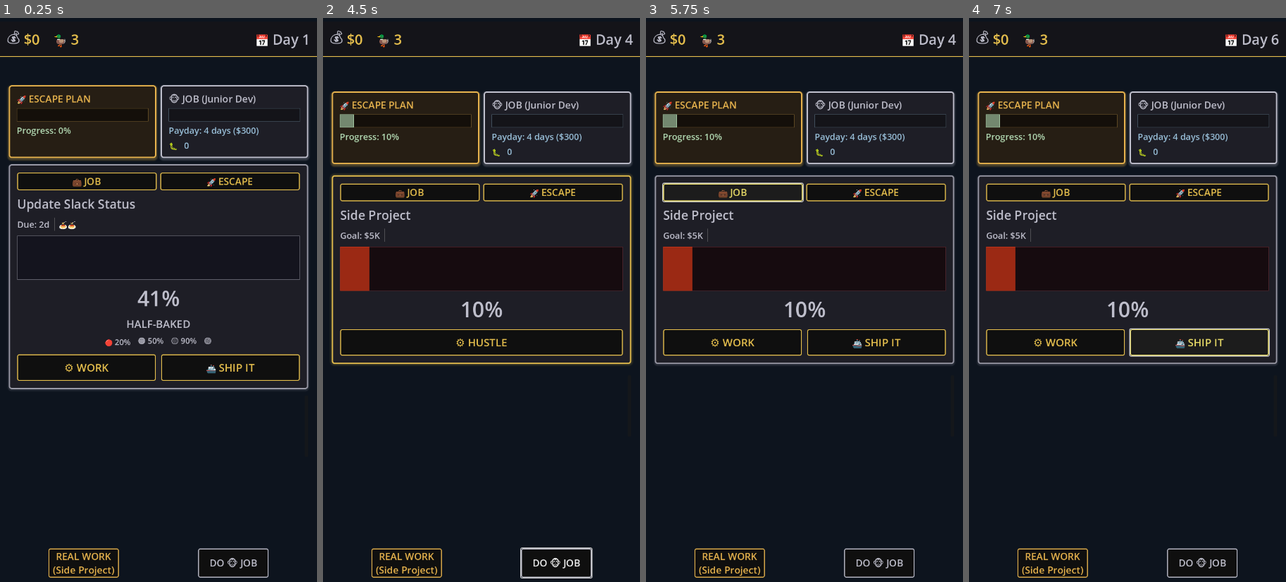
Above: before the commit, frames 1-4 (left to right).
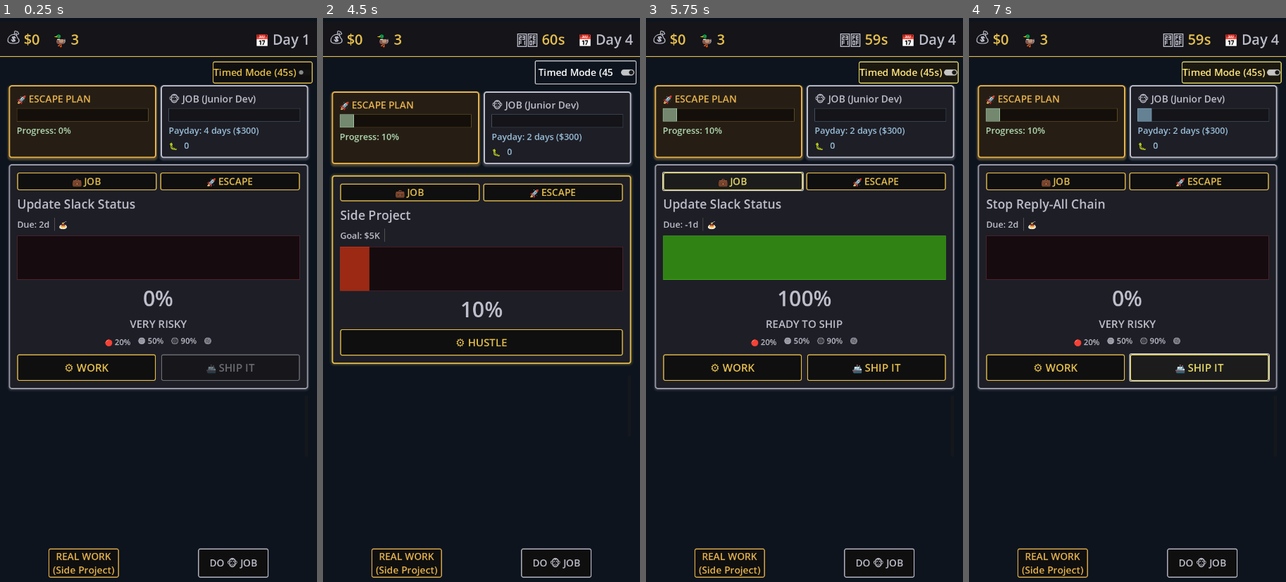
Above: after the commit, the same moments.

Repository: lmchoi/alt-f-this
Game: Godot game, scene res://scenes/game_ui.tscn
Two runs of this game, one before a commit and one after it. Both use one fixed random seed, a clock stepped at 60 frames per second and the inputs below.
Inputs (mouse positions are in pixels of both pictures, inside the frame that each line leads up to):
- Up to frame 1 (0.25 s): no input
- Up to frame 2 (4.5 s): click "💼 JOB" at 0.5 s; click "🚀 ESCAPE" at 1.25 s; click "⚙️ HUSTLE" at 2 s; click "REAL WORK (Side Project)" at 2.75 s; click "DO 🐵 JOB" at 3.5 s; click (586, 74) at 4.25 s, where only the run after the commit has a clickable "Timed Mode (45s)"
- Up to frame 3 (5.75 s): click "💼 JOB" at 5 s
- Up to frame 4 (7 s): click "⚙️ WORK" at 5.75 s; click "🚢 SHIP IT" at 6.5 s

The runs differ from the first frame. In frame 1, 1.3% of the frame differs, in the area x 5-99%, y 7-65%; in frame 2, 0.7%; in frame 3, 16%, in the area x 2-99%, y 2-67%; in frame 4, 10%.
Error before the commit: Invalid access to property or key 'interruption_dismissed' on a base object of type 'null instance'. (res://scenes/game_ui.gd:38)

Commit message:
Fix game startup errors from UID collisions
Resolved three startup errors preventing the game from loading:
- Removed duplicate UID files for interruption_popup.gd and interruption_card.gd that were colliding with their .tscn counterparts
- Fixed DebugModeToggle reference by moving from @onready to local scope (only accessed in debug builds)
- Cleared Godot cache to regenerate UIDs

Game now starts cleanly with no errors.

🤖 Generated with [Claude Code](https://claude.com/claude-code)

Co-Authored-By: Claude <noreply@anthropic.com>

Diff:
--- a/scenes/game_ui.gd
+++ b/scenes/game_ui.gd
@@ -4,7 +4,6 @@
 @onready var slack_button := $"%SlackButton" as ActionButton
 # ship_it_button is now inside TaskPanelV2, not in game_ui
 @onready var task_panel := $"%TaskPanel"
-@onready var debug_mode_toggle := $"%DebugModeToggle"
 @onready var top_bar := $MainThemeContainer/VBoxContainer/TopBar
 @onready var interruption_stack := $"%InterruptionStack"
 
@@ -42,6 +41,7 @@
 
 	# Debug: Show mode toggle in debug builds
 	if OS.is_debug_build():
+		var debug_mode_toggle = $DebugModeToggle
 		debug_mode_toggle.visible = true
 		debug_mode_toggle.toggled.connect(_on_debug_mode_toggled)
 		debug_mode_toggle.button_pressed = (GameManager.game_mode == GameManager.GameMode.TIMED)
Not shown, changed: scenes/dialogs/interruption_popup.gd.uid
Not shown, removed: scenes/interruption_card.gd.uid
Not shown, changed: reference/godot-best-practices.md
Not shown, changed: reference/workflow-incremental-implementation.md
